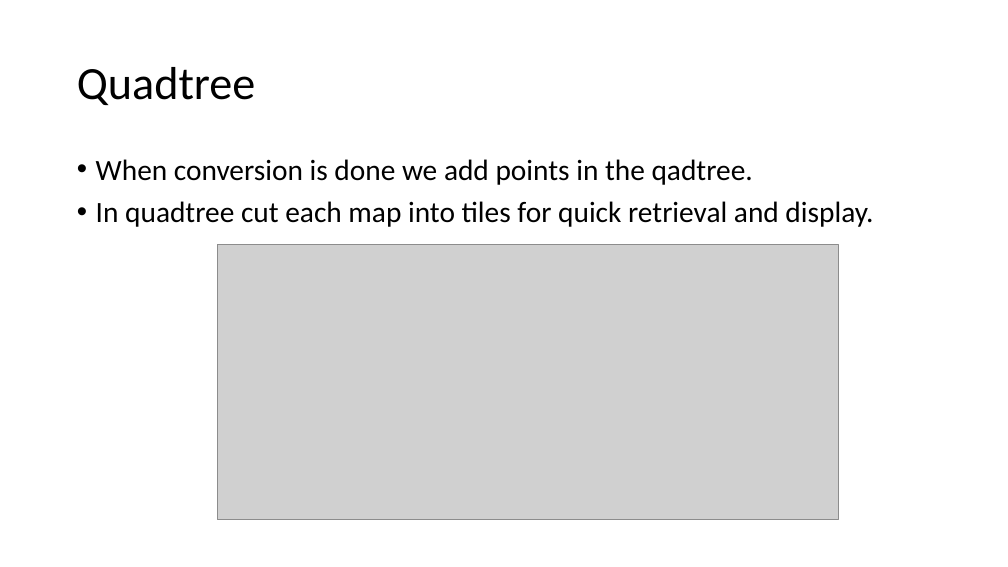
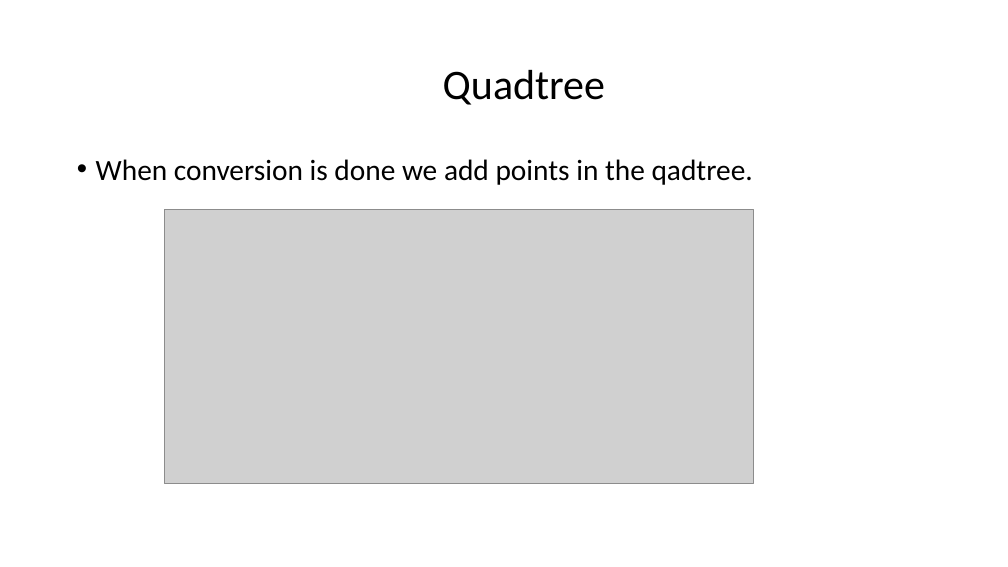
Before and after one commit to thakurshilpa/Places, a slide deck: slide 12 of doc/nearby_location.pptx. Drawn at 1008x567 pixels with LibreOffice and Linux fonts; fonts in the diff are those of the drawing; grey boxes stand for pictures. Boxes give left, top, right and bottom in pixels: in the first picture for what was removed or moved away, otherwise in the second. Text is boxed around its words. In the diff, an @@ line names an element or a change of style, - is before the commit and + after.

Commit message:
formatting

```diff
--- a/doc/nearby_location.pptx
+++ b/doc/nearby_location.pptx
@@ title "Quadtree" at [443, 70, 605, 105]: size 44 to 40 pt @@
@@ text at [96, 201, 873, 227]: paragraph removed @@
-• In quadtree cut each map into tiles for quick retrieval and display.
@@ picture: place and size @@
-picture at [217, 245, 838, 520]
+picture at [164, 209, 753, 484]
```
Also in this commit, not shown: 10 other slides changed.
